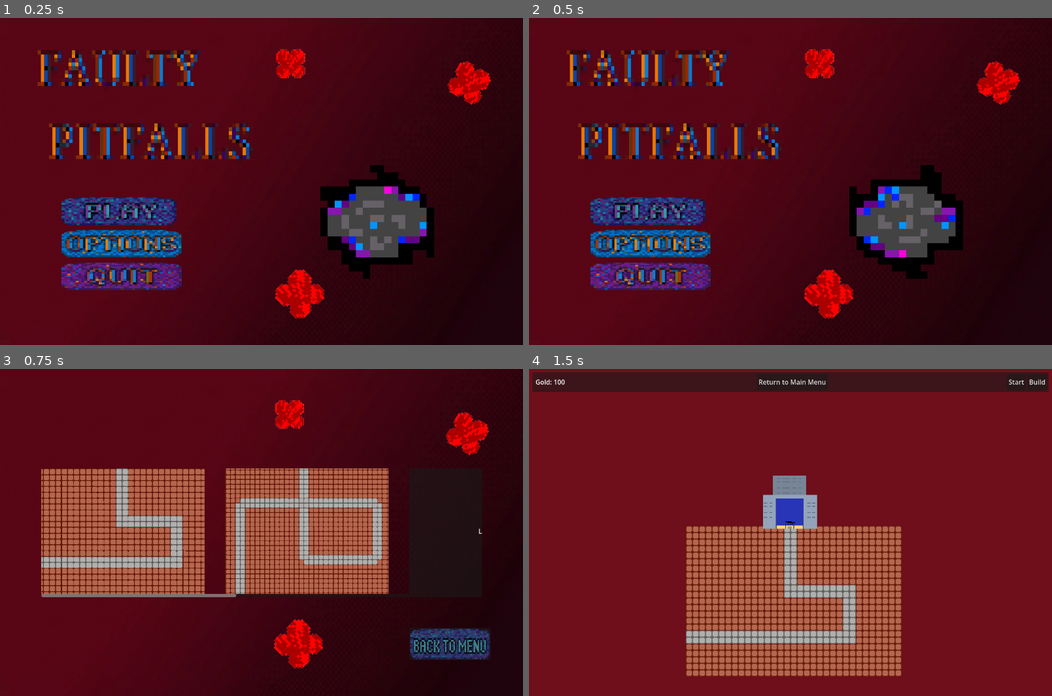
Above: before the commit, frames 1-4 (two rows, left to right).
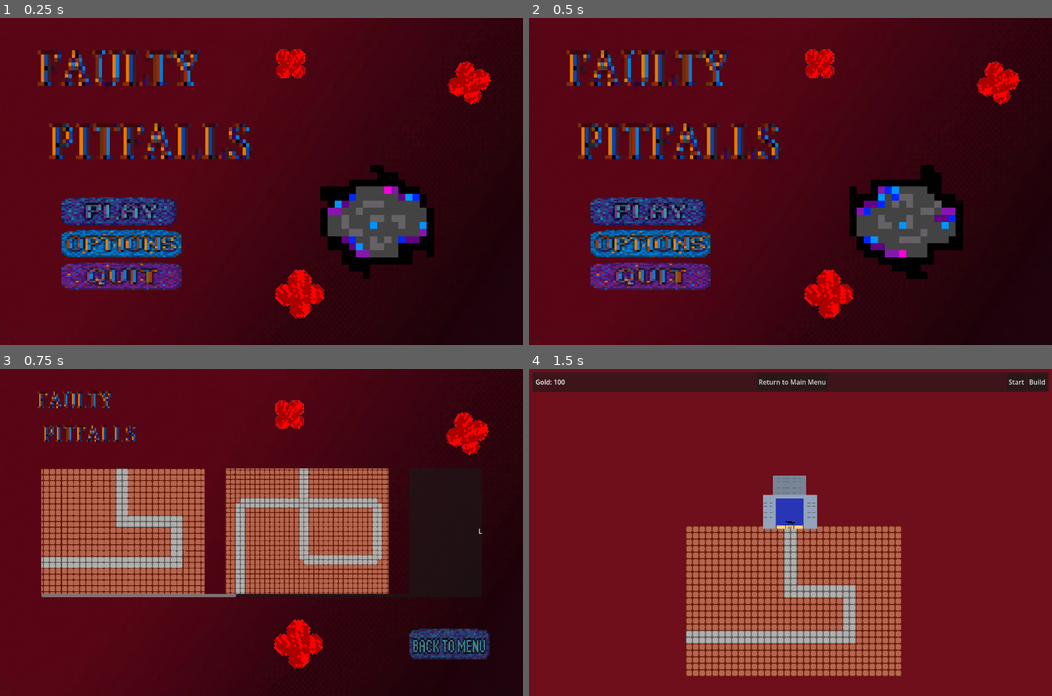
Above: after the commit, the same moments.

Repository: FrameXX/game-jam-02-2026
Game: Godot game, scene res://scenes/main_menu.tscn
Same seed, same stepped clock (60 frames per second), same inputs: the game is played once before the commit and once after it.
Inputs (mouse positions are in pixels of both pictures, inside the frame that each line leads up to):
- Up to frame 1 (0.25 s): no input
- Up to frame 2 (0.5 s): no input
- Up to frame 3 (0.75 s): click (125, 561) at 0.5 s
- Up to frame 4 (1.5 s): click "LEVEL 1" at 1.25 s

Frames 1-2 are identical in both runs. In frame 3, 1.4% of the frame differs, in the area x 7-94%, y 6-89%; in frame 4, nothing differs.

Commit message:
Level menu adjustment

Diff:
--- a/scenes/level_menu.tscn
+++ b/scenes/level_menu.tscn
@@ -5,7 +5,12 @@
 [ext_resource type="Texture2D" uid="uid://bncscpcnhb5yu" path="res://assets/map02.png" id="3_jqwib"]
 [ext_resource type="Texture2D" uid="uid://bte3jevqgtjde" path="res://assets/background2_mainmenu.png" id="4_7obll"]
 [ext_resource type="Texture2D" uid="uid://c53uyo6v7h8mh" path="res://assets/buttons/button_back_menu.png" id="4_teein"]
-[ext_resource type="Script" path="res://scenes/level_dialog.gd" id="5_k08aj"]
+[ext_resource type="Script" uid="uid://dvvipqgg6ghdc" path="res://scenes/level_dialog.gd" id="5_k08aj"]
+[ext_resource type="FontFile" uid="uid://bsyrrchcivp6v" path="res://assets/CoralPixels-Regular.ttf" id="7_2go0k"]
+
+[sub_resource type="StyleBoxEmpty" id="StyleBoxEmpty_2go0k"]
+
+[sub_resource type="StyleBoxEmpty" id="StyleBoxEmpty_qdp46"]
 
 [node name="LevelMenu" type="Node2D" unique_id=1435029209]
 script = ExtResource("1_yl4fo")
@@ -105,6 +110,8 @@
 grow_horizontal = 0
 grow_vertical = 0
 scale = Vector2(0.4656163, 0.4656163)
+theme_override_styles/normal = SubResource("StyleBoxEmpty_2go0k")
+theme_override_styles/pressed = SubResource("StyleBoxEmpty_qdp46")
 icon = ExtResource("4_teein")
 metadata/_edit_use_anchors_ = true
 
@@ -147,6 +154,31 @@
 expand_mode = 3
 stretch_mode = 6
 
+[node name="Control2" type="Control" parent="CanvasLayer" unique_id=1842322442]
+layout_mode = 3
+anchors_preset = 15
+anchor_right = 1.0
+anchor_bottom = 1.0
+grow_horizontal = 2
+grow_vertical = 2
+mouse_filter = 2
+
+[node name="Label" type="Label" parent="CanvasLayer/Control2" unique_id=1263533486]
+layout_mode = 1
+anchors_preset = -1
+anchor_left = 0.071875
+anchor_top = 0.04375
+anchor_right = 0.3907806
+anchor_bottom = 0.24795687
+offset_right = 576.80084
+offset_bottom = 173.6345
+scale = Vector2(0.4144154, 0.48476407)
+theme_override_fonts/font = ExtResource("7_2go0k")
+theme_override_font_sizes/font_size = 120
+text = "FAULTY
+ PITFALLS"
+metadata/_edit_use_anchors_ = true
+
 [connection signal="pressed" from="CanvasLayer/Control/ScrollContainer/HBoxContainer/level1" to="." method="_on_level1_pressed"]
 [connection signal="pressed" from="CanvasLayer/Control/ScrollContainer/HBoxContainer/level2" to="." method="_on_level_2_pressed"]
 [connection signal="pressed" from="CanvasLayer/Control/ScrollContainer/HBoxContainer/level3" to="." method="_on_level_3_pressed"]
